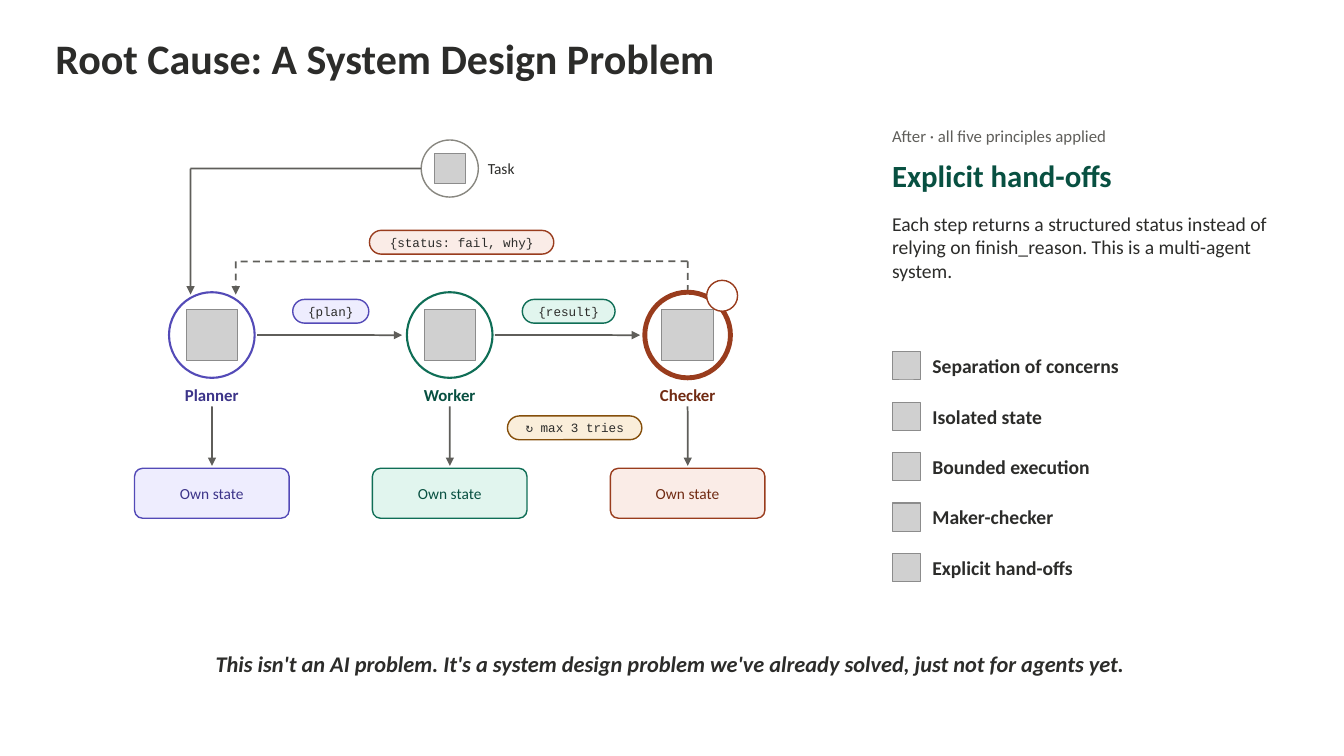
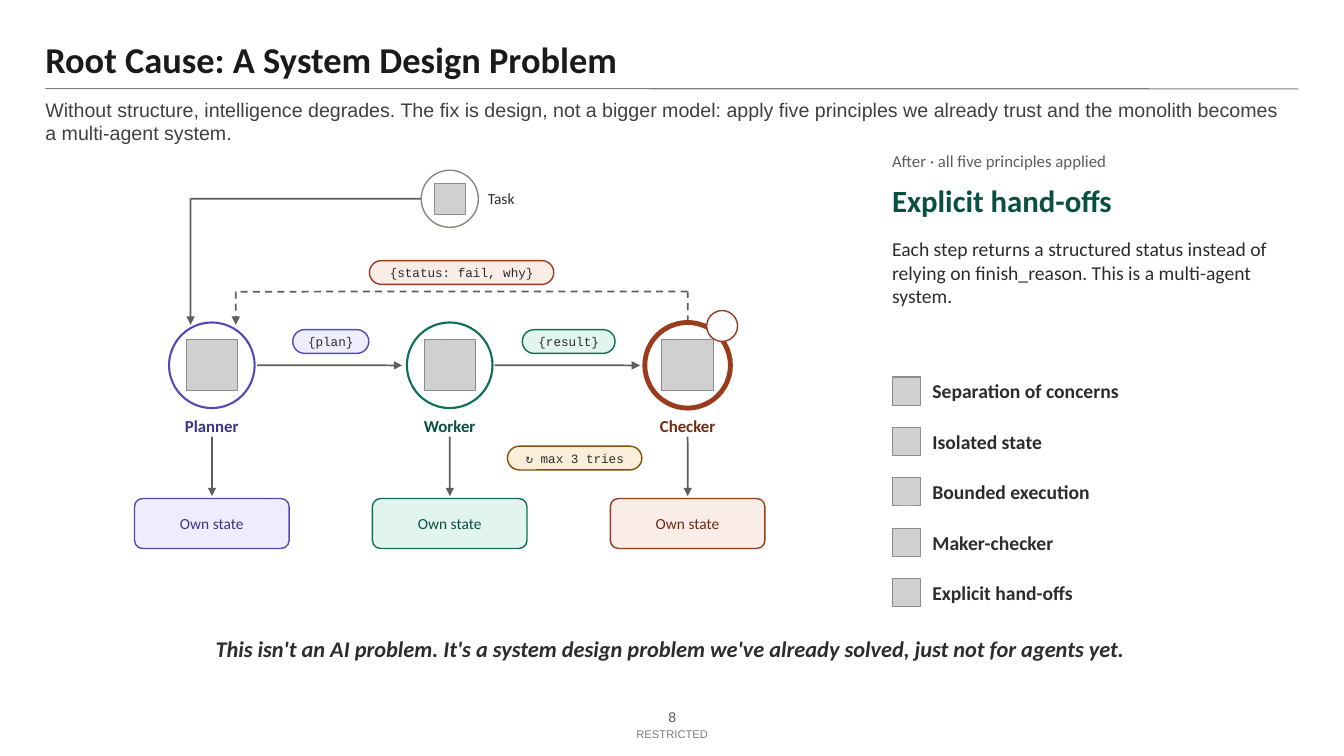
Before and after one commit to Amit-hub1998/multi-agent-subgraph-architecture, a slide deck: slide 8 of slides-01-06/Slides-01-06-GIF.pptx. Drawn at 1344x756 pixels with LibreOffice and Linux fonts; fonts in the diff are those of the drawing; grey boxes stand for pictures; background and template pictures are left out. Boxes give left, top, right and bottom in pixels: in the first picture for what was removed or moved away, otherwise in the second. Text is boxed around its words. In the diff, an @@ line names an element or a change of style, - is before the commit and + after.

```diff
--- a/slides-01-06/Slides-01-06-GIF.pptx
+++ b/slides-01-06/Slides-01-06-GIF.pptx
@@ text "Root Cause: A System Design ..." moved from (x1=55, y1=44, x2=714, y2=81) to (x1=45, y1=47, x2=617, y2=79) @@
@@ text "Root Cause: A System Design ..." at (x1=45, y1=47, x2=617, y2=79): size 30 to 26 pt, text colour #2C2C2A to #1A1A1A; vertical alignment top to bottom @@
@@ line added from (45, 89) to (1299, 89), #7F7F7F 0.75 pt @@
@@ text added at (x1=45, y1=102, x2=1278, y2=144), 14 pt, text #404040 @@
+Without structure, intelligence degrades. The fix is design, not a bigger model: apply five principles we already trust and the monolith becomes a multi-agent system.
@@ 7 rounded rectangles, 7 arrows, 5 ellipses, 4 pictures, 4 texts, 3 lines moved together from (x1=134, y1=140, x2=764, y2=519) to (x1=134, y1=170, x2=764, y2=549) @@
@@ 8 texts, 5 pictures moved together from (x1=892, y1=130, x2=1266, y2=582) to (x1=892, y1=155, x2=1266, y2=607) @@
@@ text "This isn't an AI problem. ..." moved from (x1=216, y1=656, x2=1124, y2=676) to (x1=216, y1=641, x2=1124, y2=661) @@
@@ page number added at (x1=668, y1=712, x2=676, y2=722), 10 pt, text #595959 @@
+8
@@ text added at (x1=636, y1=730, x2=708, y2=738), 8 pt, text #7F7F7F @@
+RESTRICTED
```
Also in this commit, not shown: 7 other slides changed, 1 slide added, 1 slide removed, 19 other files.
